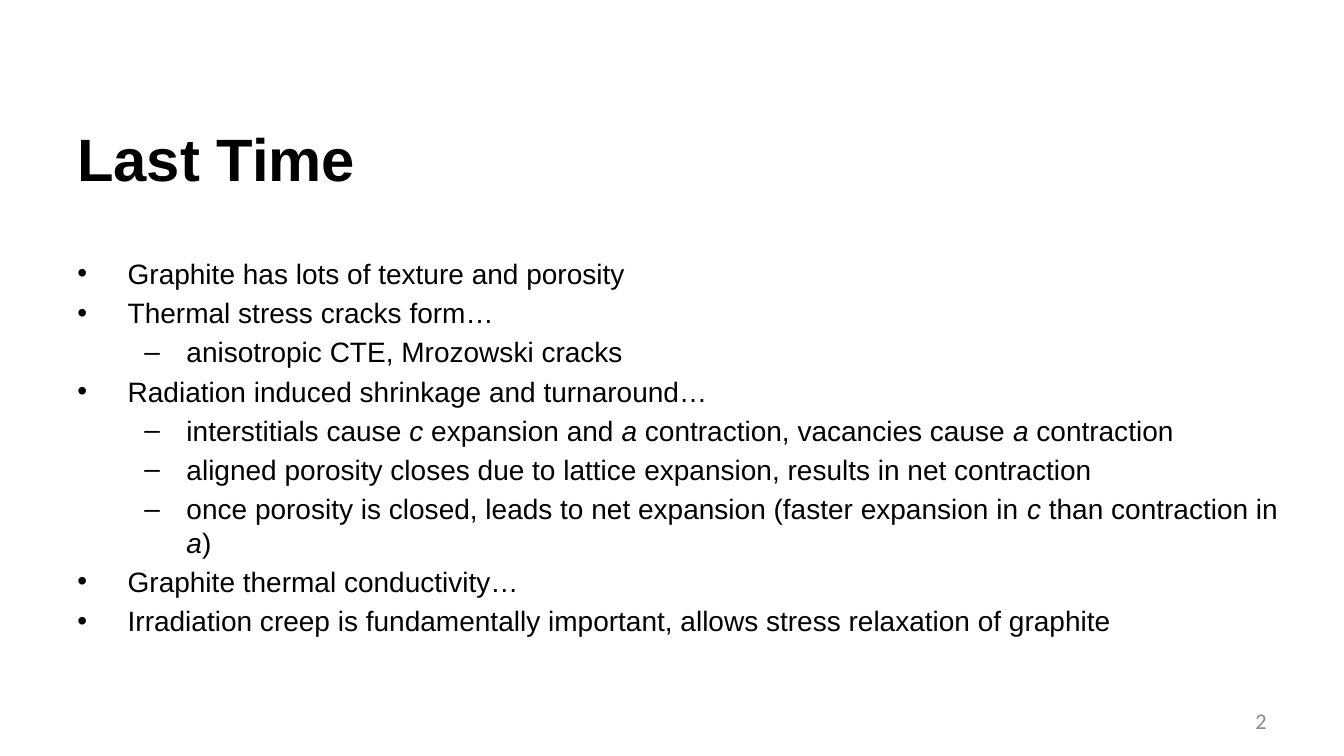
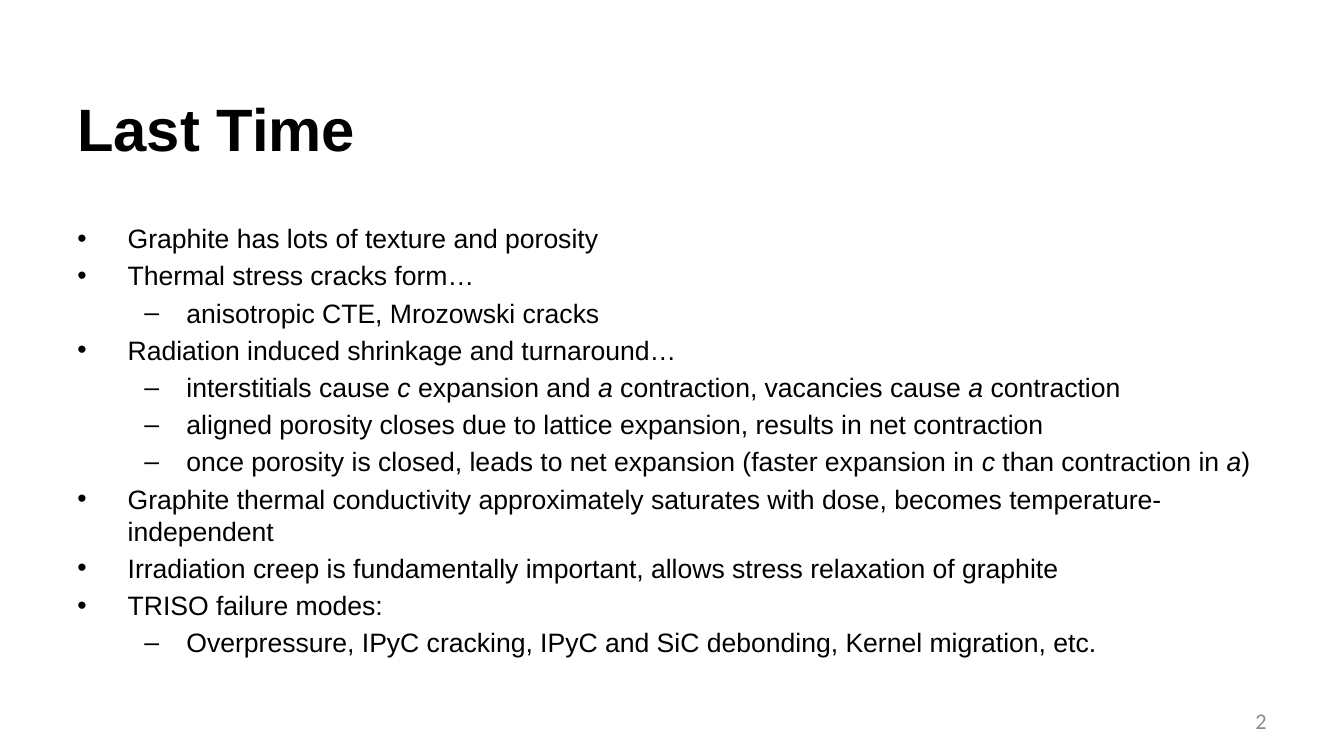
Before and after one commit to benbeeler/TEACHING, a slide deck: slide 2 of Advanced Reactor Materials/Fall2026/Lec6_TRISO.pptx. Drawn at 1344x756 pixels with LibreOffice and Linux fonts; fonts in the diff are those of the drawing; background and template pictures are left out. Boxes give left, top, right and bottom in pixels: in the first picture for what was removed or moved away, otherwise in the second. Text is boxed around its words. In the diff, an @@ line names an element or a change of style, - is before the commit and + after.

```diff
--- a/Advanced Reactor Materials/Fall2026/Lec6_TRISO.pptx
+++ b/Advanced Reactor Materials/Fall2026/Lec6_TRISO.pptx
@@ title "Last Time": place and size @@
-title "Last Time" at <box>77,137,355,182</box>
+title "Last Time" at <box>77,107,355,152</box>
@@ text "Graphite has lots of texture ...": place and size @@
-text "Graphite has lots of texture ..." at <box>128,263,1278,636</box>
+text "Graphite has lots of texture ..." at <box>128,228,1251,658</box>
@@ text at <box>128,228,1251,583</box>: size 20 to 19 pt in "Graphite has lots of texture and porosity", "Thermal stress cracks form…", "anisotropic CTE, Mrozowski cracks", "Radiation induced shrinkage and turnaround…" and 4 more places @@
@@ text at <box>128,489,1161,546</box>: text changed; size 20 to 19 pt @@
-• Graphite thermal conductivity…
+• Graphite thermal conductivity approximately saturates with dose, becomes temperature-independent
@@ text at <box>128,595,1096,658</box>: paragraphs added @@
+• TRISO failure modes:
+  – Overpressure, IPyC cracking, IPyC and SiC debonding, Kernel migration, etc.
```
Also in this commit, not shown: 15 other slides changed, 5 slides added, 13 slides removed, 4 other files.
